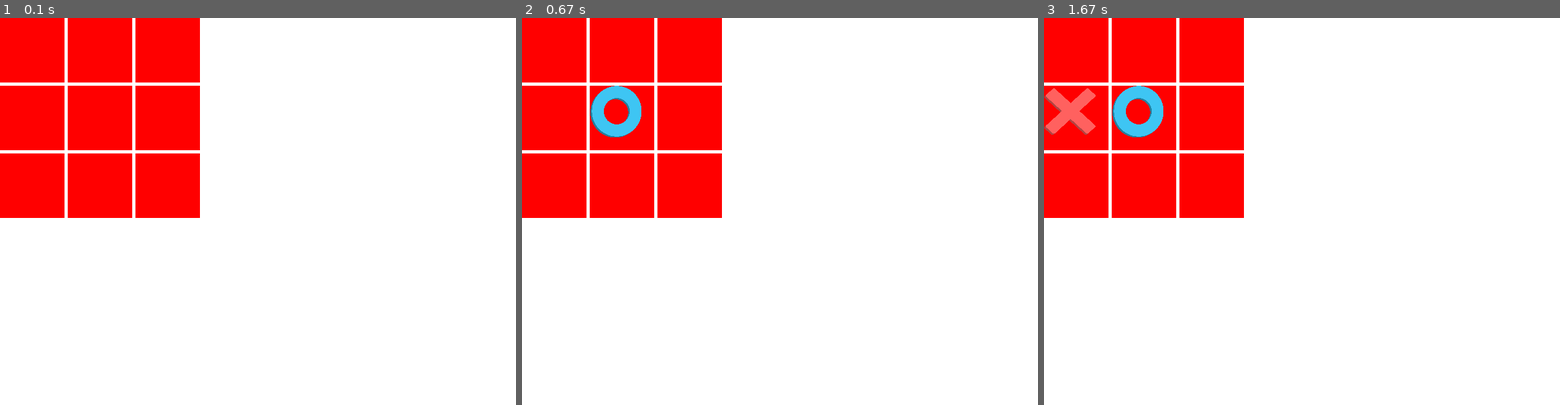
Above: before the commit, frames 1-3 (left to right).
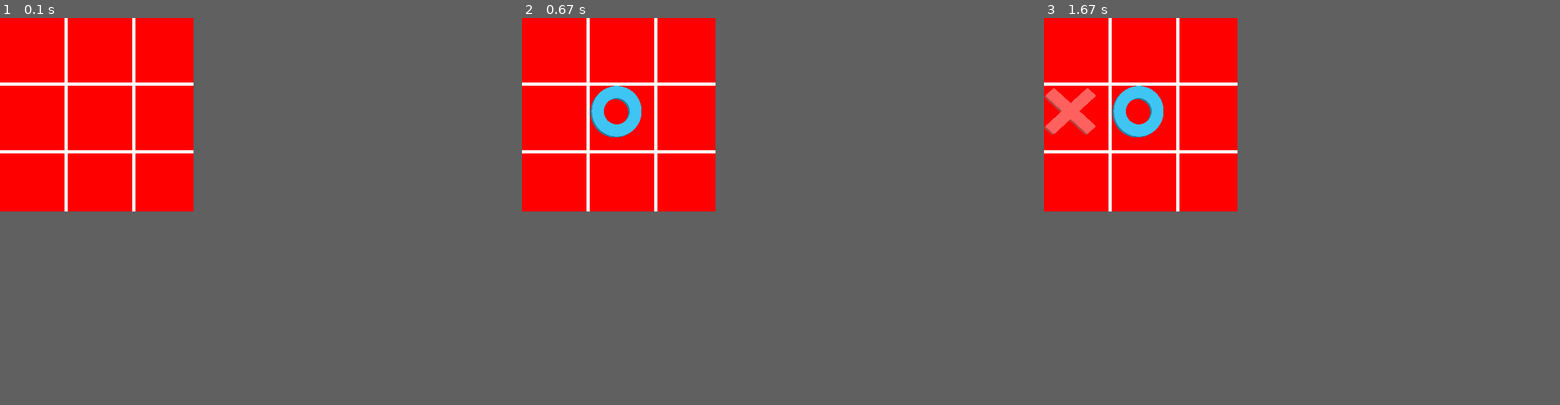
Above: after the commit, the same moments.

Repository: voidzenn/pygame_tic-tac-toe
Game: pygame game, started from main.py
Two runs of this game, one before a commit and one after it. Both use one fixed random seed, a clock stepped at 60 frames per second and the inputs below.
Inputs (mouse positions are in pixels of both pictures, inside the frame that each line leads up to):
- Up to frame 1 (0.1 s): no input
- Up to frame 2 (0.67 s): click (620, 114) at 0.38 s
- Up to frame 3 (1.67 s): click (1095, 114) at 0.72 s
The window is 800x600 before the commit and 300x300 after it. Grey fills any space a smaller window leaves; there, only what the larger window draws over its background counts as a difference.

The runs differ from the first frame. In frame 1, 1.2% of the frame differs, in the area x 0-39%, y 0-52%; in frame 2, 1.2%; in frame 3, 1.2%.

Commit message:
Modified the board size

Diff:
--- a/main.py
+++ b/main.py
@@ -7,8 +7,8 @@
 from classes.circle_image import CircleImage
 
 BACKGROUND_COLOR = (255, 255, 255)
-SCREEN_WIDTH = 800
-SCREEN_HEIGHT = 600
+SCREEN_WIDTH = 300
+SCREEN_HEIGHT = 300
 WINDOW_TITLE =  "Tic Tac Toe"
 BOX_SIZE = 100
 BOX_PADDING = 5
